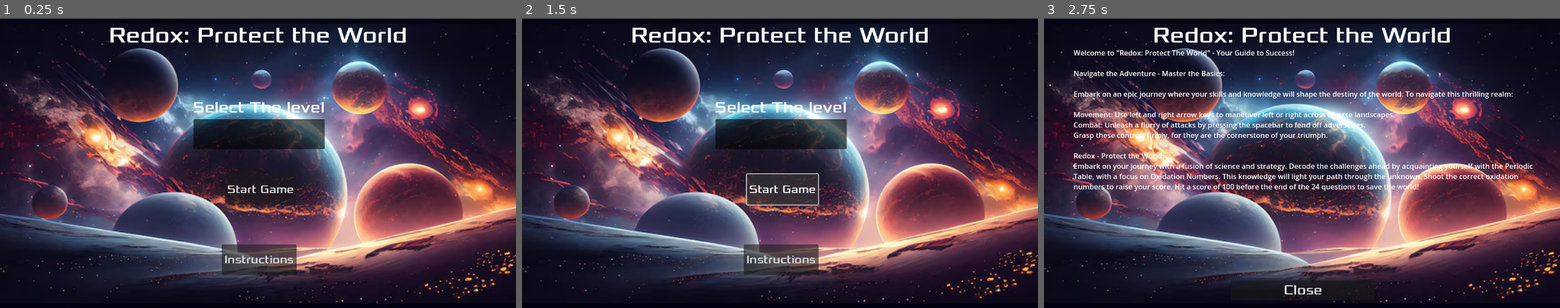
Above: before the commit, frames 1-3 (left to right).
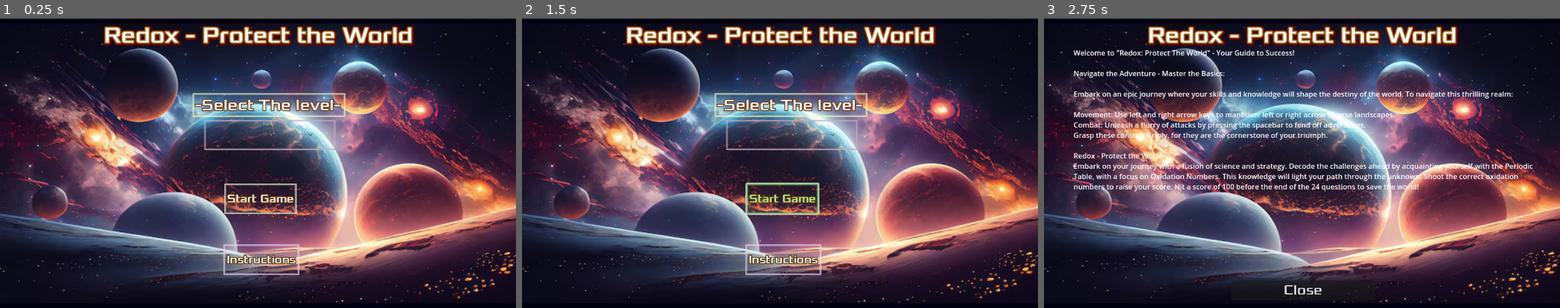
Above: after the commit, the same moments.

Repository: JPranathiReddy/GDP_REDOX_TEAM1
Game: Godot game, scene res://menu.tscn
Same seed, same stepped clock (60 frames per second), same inputs: the game is played once before the commit and once after it.
Inputs:
- Up to frame 1 (0.25 s): no input
- Up to frame 2 (1.5 s): click "Start Game" at 0.5 s; click "Start Game" at 1.25 s
- Up to frame 3 (2.75 s): click "Instructions" at 2 s

The runs differ from the first frame. In frame 1, 9.6% of the frame differs, in the area x 20-81%, y 2-89%; in frame 2, 9.8%; in frame 3, 3.1%.

Commit message:
Enhancement of Progress bar & Home Page
Enhanced Progress Bar
Added Responsiveness for buttons on home page

Diff:
--- a/Godot project/godot/answer_spawn.tscn
+++ b/Godot project/godot/answer_spawn.tscn
@@ -12,6 +12,45 @@
 
 [sub_resource type="SystemFont" id="SystemFont_25uh6"]
 subpixel_positioning = 0
+
+[sub_resource type="StyleBoxFlat" id="StyleBoxFlat_luwao"]
+bg_color = Color(0.219501, 0.219501, 0.219501, 1)
+border_width_left = 5
+border_width_top = 5
+border_width_right = 5
+border_width_bottom = 5
+border_color = Color(0.694529, 0.460741, 0.152931, 1)
+border_blend = true
+
+[sub_resource type="StyleBoxFlat" id="StyleBoxFlat_wlelq"]
+draw_center = false
+border_width_left = 5
+border_width_top = 5
+border_width_right = 5
+border_width_bottom = 5
+border_color = Color(0.224884, 0.941901, 0.800417, 1)
+border_blend = true
+
+[sub_resource type="StyleBoxFlat" id="StyleBoxFlat_cn1xw"]
+draw_center = false
+border_width_left = 5
+border_width_top = 5
+border_width_right = 5
+border_width_bottom = 5
+border_color = Color(0.518279, 0.894045, 0.961627, 1)
+border_blend = true
+
+[sub_resource type="Gradient" id="Gradient_2wp04"]
+
+[sub_resource type="GradientTexture2D" id="GradientTexture2D_spexe"]
+gradient = SubResource("Gradient_2wp04")
+width = 67
+height = 57
+use_hdr = true
+fill_from = Vector2(0.740741, 0.666667)
+fill_to = Vector2(0, 0)
+metadata/_snap_enabled = true
+metadata/_snap_count = 27
 
 [node name="AnswerSpawn" type="Node2D"]
 script = ExtResource("1_vwc8m")
@@ -49,9 +88,21 @@
 offset_top = 283.0
 offset_right = 682.0
 offset_bottom = 348.0
+theme_override_colors/font_color = Color(1, 0.774291, 0.427622, 1)
+theme_override_colors/font_pressed_color = Color(0.486728, 1, 0.460714, 1)
+theme_override_colors/font_hover_color = Color(0.972974, 0.79091, 0.976305, 1)
+theme_override_colors/font_focus_color = Color(0.556166, 0.849522, 1, 1)
+theme_override_colors/font_outline_color = Color(1, 0.434811, 0.366139, 1)
+theme_override_colors/icon_hover_color = Color(0.44879, 1, 0.997055, 1)
+theme_override_constants/outline_size = 3
 theme_override_fonts/font = ExtResource("3_8gdoj")
 theme_override_font_sizes/font_size = 40
-text = "Start Level"
+theme_override_styles/normal = SubResource("StyleBoxFlat_luwao")
+theme_override_styles/hover = SubResource("StyleBoxFlat_wlelq")
+theme_override_styles/pressed = SubResource("StyleBoxFlat_cn1xw")
+text = " Start Level"
+icon = SubResource("GradientTexture2D_spexe")
+text_direction = 2
 metadata/_edit_use_anchors_ = true
 
 [connection signal="pressed" from="StartButton" to="." method="_on_start_button_pressed"]
--- a/Godot project/godot/hud.tscn
+++ b/Godot project/godot/hud.tscn
@@ -5,186 +5,7 @@
 
 [sub_resource type="Theme" id="Theme_rvpfk"]
 
-[sub_resource type="FontFile" id="FontFile_dy0x7"]
-subpixel_positioning = 0
-msdf_pixel_range = 14
-msdf_size = 128
-cache/0/16/0/ascent = 0.0
-cache/0/16/0/descent = 0.0
-cache/0/16/0/underline_position = 0.0
-cache/0/16/0/underline_thickness = 0.0
-cache/0/16/0/scale = 1.0
-cache/0/16/0/kerning_overrides/16/0 = Vector2(0, 0)
-cache/0/16/0/kerning_overrides/4/0 = Vector2(0, 0)
-cache/0/16/0/kerning_overrides/100/0 = Vector2(0, 0)
-cache/0/16/0/kerning_overrides/30/0 = Vector2(0, 0)
-cache/0/16/0/kerning_overrides/20/0 = Vector2(0, 0)
-cache/0/16/0/kerning_overrides/25/0 = Vector2(0, 0)
-cache/0/16/0/kerning_overrides/26/0 = Vector2(0, 0)
-cache/0/16/0/kerning_overrides/27/0 = Vector2(0, 0)
-cache/0/16/0/kerning_overrides/28/0 = Vector2(0, 0)
-cache/0/16/0/kerning_overrides/29/0 = Vector2(0, 0)
-cache/0/16/0/kerning_overrides/24/0 = Vector2(0, 0)
-cache/0/4/0/ascent = 0.0
-cache/0/4/0/descent = 0.0
-cache/0/4/0/underline_position = 0.0
-cache/0/4/0/underline_thickness = 0.0
-cache/0/4/0/scale = 1.0
-cache/0/4/0/kerning_overrides/16/0 = Vector2(0, 0)
-cache/0/4/0/kerning_overrides/4/0 = Vector2(0, 0)
-cache/0/4/0/kerning_overrides/100/0 = Vector2(0, 0)
-cache/0/4/0/kerning_overrides/30/0 = Vector2(0, 0)
-cache/0/4/0/kerning_overrides/20/0 = Vector2(0, 0)
-cache/0/4/0/kerning_overrides/25/0 = Vector2(0, 0)
-cache/0/4/0/kerning_overrides/26/0 = Vector2(0, 0)
-cache/0/4/0/kerning_overrides/27/0 = Vector2(0, 0)
-cache/0/4/0/kerning_overrides/28/0 = Vector2(0, 0)
-cache/0/4/0/kerning_overrides/29/0 = Vector2(0, 0)
-cache/0/4/0/kerning_overrides/24/0 = Vector2(0, 0)
-cache/0/100/0/ascent = 0.0
-cache/0/100/0/descent = 0.0
-cache/0/100/0/underline_position = 0.0
-cache/0/100/0/underline_thickness = 0.0
-cache/0/100/0/scale = 1.0
-cache/0/100/0/kerning_overrides/16/0 = Vector2(0, 0)
-cache/0/100/0/kerning_overrides/4/0 = Vector2(0, 0)
-cache/0/100/0/kerning_overrides/100/0 = Vector2(0, 0)
-cache/0/100/0/kerning_overrides/30/0 = Vector2(0, 0)
-cache/0/100/0/kerning_overrides/20/0 = Vector2(0, 0)
-cache/0/100/0/kerning_overrides/25/0 = Vector2(0, 0)
-cache/0/100/0/kerning_overrides/26/0 = Vector2(0, 0)
-cache/0/100/0/kerning_overrides/27/0 = Vector2(0, 0)
-cache/0/100/0/kerning_overrides/28/0 = Vector2(0, 0)
-cache/0/100/0/kerning_overrides/29/0 = Vector2(0, 0)
-cache/0/100/0/kerning_overrides/24/0 = Vector2(0, 0)
-cache/0/30/0/ascent = 0.0
-cache/0/30/0/descent = 0.0
-cache/0/30/0/underline_position = 0.0
-cache/0/30/0/underline_thickness = 0.0
-cache/0/30/0/scale = 1.0
-cache/0/30/0/kerning_overrides/16/0 = Vector2(0, 0)
-cache/0/30/0/kerning_overrides/4/0 = Vector2(0, 0)
-cache/0/30/0/kerning_overrides/100/0 = Vector2(0, 0)
-cache/0/30/0/kerning_overrides/30/0 = Vector2(0, 0)
-cache/0/30/0/kerning_overrides/20/0 = Vector2(0, 0)
-cache/0/30/0/kerning_overrides/25/0 = Vector2(0, 0)
-cache/0/30/0/kerning_overrides/26/0 = Vector2(0, 0)
-cache/0/30/0/kerning_overrides/27/0 = Vector2(0, 0)
-cache/0/30/0/kerning_overrides/28/0 = Vector2(0, 0)
-cache/0/30/0/kerning_overrides/29/0 = Vector2(0, 0)
-cache/0/30/0/kerning_overrides/24/0 = Vector2(0, 0)
-cache/0/20/0/ascent = 0.0
-cache/0/20/0/descent = 0.0
-cache/0/20/0/underline_position = 0.0
-cache/0/20/0/underline_thickness = 0.0
-cache/0/20/0/scale = 1.0
-cache/0/20/0/kerning_overrides/16/0 = Vector2(0, 0)
-cache/0/20/0/kerning_overrides/4/0 = Vector2(0, 0)
-cache/0/20/0/kerning_overrides/100/0 = Vector2(0, 0)
-cache/0/20/0/kerning_overrides/30/0 = Vector2(0, 0)
-cache/0/20/0/kerning_overrides/20/0 = Vector2(0, 0)
-cache/0/20/0/kerning_overrides/25/0 = Vector2(0, 0)
-cache/0/20/0/kerning_overrides/26/0 = Vector2(0, 0)
-cache/0/20/0/kerning_overrides/27/0 = Vector2(0, 0)
-cache/0/20/0/kerning_overrides/28/0 = Vector2(0, 0)
-cache/0/20/0/kerning_overrides/29/0 = Vector2(0, 0)
-cache/0/20/0/kerning_overrides/24/0 = Vector2(0, 0)
-cache/0/25/0/ascent = 0.0
-cache/0/25/0/descent = 0.0
-cache/0/25/0/underline_position = 0.0
-cache/0/25/0/underline_thickness = 0.0
-cache/0/25/0/scale = 1.0
-cache/0/25/0/kerning_overrides/16/0 = Vector2(0, 0)
-cache/0/25/0/kerning_overrides/4/0 = Vector2(0, 0)
-cache/0/25/0/kerning_overrides/100/0 = Vector2(0, 0)
-cache/0/25/0/kerning_overrides/30/0 = Vector2(0, 0)
-cache/0/25/0/kerning_overrides/20/0 = Vector2(0, 0)
-cache/0/25/0/kerning_overrides/25/0 = Vector2(0, 0)
-cache/0/25/0/kerning_overrides/26/0 = Vector2(0, 0)
-cache/0/25/0/kerning_overrides/27/0 = Vector2(0, 0)
-cache/0/25/0/kerning_overrides/28/0 = Vector2(0, 0)
-cache/0/25/0/kerning_overrides/29/0 = Vector2(0, 0)
-cache/0/25/0/kerning_overrides/24/0 = Vector2(0, 0)
-cache/0/26/0/ascent = 0.0
-cache/0/26/0/descent = 0.0
-cache/0/26/0/underline_position = 0.0
-cache/0/26/0/underline_thickness = 0.0
-cache/0/26/0/scale = 1.0
-cache/0/26/0/kerning_overrides/16/0 = Vector2(0, 0)
-cache/0/26/0/kerning_overrides/4/0 = Vector2(0, 0)
-cache/0/26/0/kerning_overrides/100/0 = Vector2(0, 0)
-cache/0/26/0/kerning_overrides/30/0 = Vector2(0, 0)
-cache/0/26/0/kerning_overrides/20/0 = Vector2(0, 0)
-cache/0/26/0/kerning_overrides/25/0 = Vector2(0, 0)
-cache/0/26/0/kerning_overrides/26/0 = Vector2(0, 0)
-cache/0/26/0/kerning_overrides/27/0 = Vector2(0, 0)
-cache/0/26/0/kerning_overrides/28/0 = Vector2(0, 0)
-cache/0/26/0/kerning_overrides/29/0 = Vector2(0, 0)
-cache/0/26/0/kerning_overrides/24/0 = Vector2(0, 0)
-cache/0/27/0/ascent = 0.0
-cache/0/27/0/descent = 0.0
-cache/0/27/0/underline_position = 0.0
-cache/0/27/0/underline_thickness = 0.0
-cache/0/27/0/scale = 1.0
-cache/0/27/0/kerning_overrides/16/0 = Vector2(0, 0)
-cache/0/27/0/kerning_overrides/4/0 = Vector2(0, 0)
-cache/0/27/0/kerning_overrides/100/0 = Vector2(0, 0)
-cache/0/27/0/kerning_overrides/30/0 = Vector2(0, 0)
-cache/0/27/0/kerning_overrides/20/0 = Vector2(0, 0)
-cache/0/27/0/kerning_overrides/25/0 = Vector2(0, 0)
-cache/0/27/0/kerning_overrides/26/0 = Vector2(0, 0)
-cache/0/27/0/kerning_overrides/27/0 = Vector2(0, 0)
-cache/0/27/0/kerning_overrides/28/0 = Vector2(0, 0)
-cache/0/27/0/kerning_overrides/29/0 = Vector2(0, 0)
-cache/0/27/0/kerning_overrides/24/0 = Vector2(0, 0)
-cache/0/28/0/ascent = 0.0
-cache/0/28/0/descent = 0.0
-cache/0/28/0/underline_position = 0.0
-cache/0/28/0/underline_thickness = 0.0
-cache/0/28/0/scale = 1.0
-cache/0/28/0/kerning_overrides/16/0 = Vector2(0, 0)
-cache/0/28/0/kerning_overrides/4/0 = Vector2(0, 0)
-cache/0/28/0/kerning_overrides/100/0 = Vector2(0, 0)
-cache/0/28/0/kerning_overrides/30/0 = Vector2(0, 0)
-cache/0/28/0/kerning_overrides/20/0 = Vector2(0, 0)
-cache/0/28/0/kerning_overrides/25/0 = Vector2(0, 0)
-cache/0/28/0/kerning_overrides/26/0 = Vector2(0, 0)
-cache/0/28/0/kerning_overrides/27/0 = Vector2(0, 0)
-cache/0/28/0/kerning_overrides/28/0 = Vector2(0, 0)
-cache/0/28/0/kerning_overrides/29/0 = Vector2(0, 0)
-cache/0/28/0/kerning_overrides/24/0 = Vector2(0, 0)
-cache/0/29/0/ascent = 0.0
-cache/0/29/0/descent = 0.0
-cache/0/29/0/underline_position = 0.0
-cache/0/29/0/underline_thickness = 0.0
-cache/0/29/0/scale = 1.0
-cache/0/29/0/kerning_overrides/16/0 = Vector2(0, 0)
-cache/0/29/0/kerning_overrides/4/0 = Vector2(0, 0)
-cache/0/29/0/kerning_overrides/100/0 = Vector2(0, 0)
-cache/0/29/0/kerning_overrides/30/0 = Vector2(0, 0)
-cache/0/29/0/kerning_overrides/20/0 = Vector2(0, 0)
-cache/0/29/0/kerning_overrides/25/0 = Vector2(0, 0)
-cache/0/29/0/kerning_overrides/26/0 = Vector2(0, 0)
-cache/0/29/0/kerning_overrides/27/0 = Vector2(0, 0)
-cache/0/29/0/kerning_overrides/28/0 = Vector2(0, 0)
-cache/0/29/0/kerning_overrides/29/0 = Vector2(0, 0)
-cache/0/29/0/kerning_overrides/24/0 = Vector2(0, 0)
-cache/0/24/0/ascent = 0.0
-cache/0/24/0/descent = 0.0
-cache/0/24/0/underline_position = 0.0
-cache/0/24/0/underline_thickness = 0.0
-cache/0/24/0/scale = 1.0
-cache/0/24/0/kerning_overrides/16/0 = Vector2(0, 0)
-cache/0/24/0/kerning_overrides/4/0 = Vector2(0, 0)
-cache/0/24/0/kerning_overrides/100/0 = Vector2(0, 0)
-cache/0/24/0/kerning_overrides/30/0 = Vector2(0, 0)
-cache/0/24/0/kerning_overrides/20/0 = Vector2(0, 0)
-cache/0/24/0/kerning_overrides/25/0 = Vector2(0, 0)
-cache/0/24/0/kerning_overrides/26/0 = Vector2(0, 0)
-cache/0/24/0/kerning_overrides/27/0 = Vector2(0, 0)
-cache/0/24/0/kerning_overrides/28/0 = Vector2(0, 0)
-cache/0/24/0/kerning_overrides/29/0 = Vector2(0, 0)
-cache/0/24/0/kerning_overrides/24/0 = Vector2(0, 0)
+[sub_resource type="FontVariation" id="FontVariation_04yqp"]
 
 [sub_resource type="StyleBoxFlat" id="StyleBoxFlat_oyux8"]
 bg_color = Color(0.68117, 0.652121, 0.536635, 1)
@@ -193,14 +14,19 @@
 border_width_right = 4
 border_width_bottom = 4
 border_color = Color(0.87451, 0.0509804, 0.184314, 1)
+corner_radius_top_left = 15
+corner_radius_top_right = 15
+corner_radius_bottom_right = 15
+corner_radius_bottom_left = 15
 
 [sub_resource type="StyleBoxFlat" id="StyleBoxFlat_cyr3u"]
-bg_color = Color(0.0107232, 0.338282, 0.134319, 1)
-border_width_left = 4
-border_width_top = 4
-border_width_right = 4
-border_width_bottom = 4
-border_color = Color(0.921569, 0.109804, 0.0392157, 1)
+bg_color = Color(0.0481219, 0.892627, 0.397861, 1)
+border_width_left = 5
+border_width_top = 5
+border_width_bottom = 5
+border_color = Color(0.972549, 0.00392157, 0.0705882, 1)
+corner_radius_top_left = 20
+corner_radius_bottom_left = 20
 
 [node name="Hud" type="CanvasLayer"]
 script = ExtResource("1_d5oey")
@@ -224,10 +50,10 @@
 offset_bottom = 56.0
 size_flags_stretch_ratio = 20.0
 theme = SubResource("Theme_rvpfk")
-theme_override_colors/font_color = Color(0.375252, 0.921764, 0.270422, 1)
-theme_override_colors/font_outline_color = Color(0.952941, 0, 0.184314, 1)
-theme_override_constants/outline_size = 5
-theme_override_fonts/font = SubResource("FontFile_dy0x7")
+theme_override_colors/font_color = Color(0.0235294, 0.027451, 0.0235294, 1)
+theme_override_colors/font_outline_color = Color(0.186044, 0.505059, 0.402875, 1)
+theme_override_constants/outline_size = 10
+theme_override_fonts/font = SubResource("FontVariation_04yqp")
 theme_override_font_sizes/font_size = 29
 theme_override_styles/background = SubResource("StyleBoxFlat_oyux8")
 theme_override_styles/fill = SubResource("StyleBoxFlat_cyr3u")
--- a/Godot project/godot/menu.tscn
+++ b/Godot project/godot/menu.tscn
@@ -1,18 +1,94 @@
-[gd_scene load_steps=6 format=3 uid="uid://cxx6n4sr5i0tp"]
+[gd_scene load_steps=16 format=3 uid="uid://cxx6n4sr5i0tp"]
 
 [ext_resource type="Script" path="res://menu.gd" id="1_8b5kp"]
 [ext_resource type="FontFile" uid="uid://dgba8l3ee6gl6" path="res://Xolonium-Regular.ttf" id="1_h5ml1"]
 [ext_resource type="Texture2D" uid="uid://u8t6blfqcqk5" path="res://space.jpg" id="2_5xs5u"]
 [ext_resource type="AudioStream" uid="uid://dq1vmvxsv1xaa" path="res://audio/spacesoundhomepage.mp3" id="5_vcuuu"]
 
-[sub_resource type="ShaderMaterial" id="ShaderMaterial_ahh7e"]
+[sub_resource type="StyleBoxFlat" id="StyleBoxFlat_05l50"]
+draw_center = false
+border_width_left = 5
+border_width_top = 5
+border_width_right = 5
+border_width_bottom = 5
+border_color = Color(0.911892, 0.992403, 0.851361, 1)
+border_blend = true
+
+[sub_resource type="StyleBoxFlat" id="StyleBoxFlat_ljpw6"]
+draw_center = false
+border_width_left = 5
+border_width_top = 5
+border_width_right = 5
+border_width_bottom = 5
+border_color = Color(0.553051, 0.998372, 0.486156, 1)
+border_blend = true
+
+[sub_resource type="StyleBoxFlat" id="StyleBoxFlat_bgyv6"]
+draw_center = false
+border_width_left = 5
+border_width_top = 5
+border_width_right = 5
+border_width_bottom = 5
+border_color = Color(0.935041, 0.824153, 0.973806, 1)
+border_blend = true
+
+[sub_resource type="StyleBoxFlat" id="StyleBoxFlat_gk4il"]
+draw_center = false
+border_width_left = 5
+border_width_top = 5
+border_width_right = 5
+border_width_bottom = 5
+border_color = Color(0.417708, 0.882866, 0.882051, 1)
+border_blend = true
+
+[sub_resource type="StyleBoxFlat" id="StyleBoxFlat_nxhwv"]
+bg_color = Color(0.306923, 0.306923, 0.306923, 1)
+draw_center = false
+border_width_left = 5
+border_width_top = 5
+border_width_right = 5
+border_width_bottom = 5
+border_color = Color(0.980357, 0.973876, 0.726279, 1)
+border_blend = true
+
+[sub_resource type="FontVariation" id="FontVariation_7e6lc"]
+
+[sub_resource type="StyleBoxFlat" id="StyleBoxFlat_6vat7"]
+draw_center = false
+border_width_left = 5
+border_width_top = 5
+border_width_right = 5
+border_width_bottom = 5
+border_color = Color(0.997968, 0.975481, 0.98698, 1)
+border_blend = true
+
+[sub_resource type="StyleBoxFlat" id="StyleBoxFlat_128v2"]
+draw_center = false
+border_width_left = 5
+border_width_top = 5
+border_width_right = 5
+border_width_bottom = 5
+border_color = Color(0.969137, 0.969137, 0.969137, 1)
+border_blend = true
+
+[sub_resource type="StyleBoxFlat" id="StyleBoxFlat_eht1m"]
+draw_center = false
+border_width_left = 5
+border_width_top = 5
+border_width_right = 5
+border_width_bottom = 5
+border_blend = true
+
+[sub_resource type="StyleBoxFlat" id="StyleBoxFlat_jigpt"]
+
+[sub_resource type="Shortcut" id="Shortcut_paq0a"]
 
 [node name="Menu" type="CanvasLayer"]
 script = ExtResource("1_8b5kp")
 
 [node name="TextureRect" type="TextureRect" parent="."]
 texture_repeat = 2
-material = SubResource("ShaderMaterial_ahh7e")
+use_parent_material = true
 offset_left = -31.0
 offset_top = 2.0
 offset_right = 1188.0
@@ -26,9 +102,14 @@
 anchor_top = 0.0123457
 anchor_right = 1.00087
 anchor_bottom = 0.106481
+theme_override_colors/font_color = Color(0.982343, 0.982342, 0.982342, 1)
+theme_override_colors/font_shadow_color = Color(0.423185, 5.65536e-07, 9.62615e-08, 1)
+theme_override_colors/font_outline_color = Color(0.619563, 0.465905, 0.135417, 1)
+theme_override_constants/outline_size = 10
+theme_override_constants/shadow_outline_size = 21
 theme_override_fonts/font = ExtResource("1_h5ml1")
 theme_override_font_sizes/font_size = 50
-text = "Redox: Protect the World"
+text = "Redox - Protect the World"
 horizontal_alignment = 1
 metadata/_edit_use_anchors_ = true
 
@@ -39,14 +120,22 @@
 anchor_top = 0.597
 anchor_right = 0.501
 anchor_bottom = 0.597
-offset_left = -75.152
-offset_top = -37.856
-offset_right = 83.848
-offset_bottom = 30.144
+offset_left = -76.152
+offset_top = -16.856
+offset_right = 84.848
+offset_bottom = 51.144
 grow_horizontal = 2
 grow_vertical = 0
+theme_override_colors/font_color = Color(0.969137, 0.969137, 0.969137, 1)
+theme_override_colors/font_pressed_color = Color(0.622698, 1, 0.597225, 1)
+theme_override_colors/font_hover_color = Color(0.623819, 1, 0.593899, 1)
+theme_override_colors/font_hover_pressed_color = Color(0.560712, 1, 0.52922, 1)
+theme_override_colors/font_outline_color = Color(0.509804, 0.27451, 0, 0.87451)
+theme_override_constants/outline_size = 6
 theme_override_fonts/font = ExtResource("1_h5ml1")
 theme_override_font_sizes/font_size = 25
+theme_override_styles/normal = SubResource("StyleBoxFlat_05l50")
+theme_override_styles/hover = SubResource("StyleBoxFlat_ljpw6")
 text = "Start Game"
 
 [node name="InstructionsButton" type="Button" parent="."]
@@ -56,14 +145,20 @@
 anchor_top = 0.844
 anchor_right = 0.5
 anchor_bottom = 0.844
-offset_left = -81.0
+offset_left = -77.0
 offset_top = -40.912
-offset_right = 86.0
+offset_right = 92.0
 offset_bottom = 27.088
 grow_horizontal = 2
 grow_vertical = 0
+theme_override_colors/font_color = Color(0.986752, 0.986752, 0.986752, 1)
+theme_override_colors/font_hover_color = Color(0.622873, 0.986506, 0.861449, 1)
+theme_override_colors/font_outline_color = Color(0.348379, 0.22776, 0.0445075, 1)
+theme_override_constants/outline_size = 8
 theme_override_fonts/font = ExtResource("1_h5ml1")
 theme_override_font_sizes/font_size = 25
+theme_override_styles/normal = SubResource("StyleBoxFlat_bgyv6")
+theme_override_styles/hover = SubResource("StyleBoxFlat_gk4il")
 text = "Instructions"
 
 [node name="InstructionsMessage" type="RichTextLabel" parent="."]
@@ -94,38 +189,61 @@
 
 [node name="Selectlevel" type="Label" parent="."]
 offset_left = 430.0
-offset_top = 178.0
-offset_right = 710.0
-offset_bottom = 218.0
+offset_top = 168.0
+offset_right = 771.0
+offset_bottom = 221.0
+theme_override_colors/font_outline_color = Color(0.458635, 0.237285, 0.0694952, 1)
+theme_override_constants/outline_size = 8
 theme_override_fonts/font = ExtResource("1_h5ml1")
 theme_override_font_sizes/font_size = 35
-text = "Select The level"
+theme_override_styles/normal = SubResource("StyleBoxFlat_nxhwv")
+text = "-Select The level-"
 
 [node name="StageOptions" type="OptionButton" parent="Selectlevel"]
-modulate = Color(1, 0.454902, 0.411765, 1)
+modulate = Color(0.997605, 0.953605, 0.95027, 1)
+self_modulate = Color(1, 0.8834, 0.992169, 1)
 layout_mode = 1
 anchors_preset = 8
 anchor_left = 0.5
 anchor_top = 0.5
 anchor_right = 0.5
 anchor_bottom = 0.5
-offset_left = -145.5
-offset_top = 26.5
-offset_right = 147.5
-offset_bottom = 93.5
+offset_left = -144.5
+offset_top = 33.5
+offset_right = 148.5
+offset_bottom = 100.5
 grow_horizontal = 2
 grow_vertical = 2
+theme_override_colors/font_color = Color(0.991396, 0.97021, 0.994379, 1)
+theme_override_colors/font_pressed_color = Color(0.479325, 0.692806, 0.231163, 1)
+theme_override_colors/font_hover_color = Color(0.673132, 0.663951, 0.0125402, 1)
+theme_override_colors/font_hover_pressed_color = Color(0.971758, 0.137835, 0.475334, 1)
+theme_override_colors/font_focus_color = Color(0.226344, 0.851011, 0.447874, 1)
+theme_override_colors/font_disabled_color = Color(0.905385, 0.223243, 0.255839, 1)
+theme_override_colors/font_outline_color = Color(0.998681, 0.988217, 0.991112, 1)
+theme_override_constants/h_separation = 20
+theme_override_constants/arrow_margin = 50
+theme_override_constants/outline_size = 8
+theme_override_constants/modulate_arrow = 10
+theme_override_fonts/font = SubResource("FontVariation_7e6lc")
+theme_override_font_sizes/font_size = 25
+theme_override_styles/focus = SubResource("StyleBoxFlat_6vat7")
+theme_override_styles/hover = SubResource("StyleBoxFlat_128v2")
+theme_override_styles/pressed = SubResource("StyleBoxFlat_eht1m")
+theme_override_styles/pressed_mirrored = SubResource("StyleBoxFlat_jigpt")
 button_pressed = true
+shortcut = SubResource("Shortcut_paq0a")
 alignment = 1
+icon_alignment = 1
 item_count = 4
-popup/item_0/text = "Level 01"
-popup/item_0/id = 0
-popup/item_1/text = "Level 02"
-popup/item_1/id = 1
-popup/item_2/text = "Level 03"
-popup/item_2/id = 2
-popup/item_3/text = "Level 04"
-popup/item_3/id = 3
+popup/item_0/text = "Level - 01"
+popup/item_0/id = 5
+popup/item_1/text = "Level - 02"
+popup/item_1/id = 5
+popup/item_2/text = "Level - 03"
+popup/item_2/id = 5
+popup/item_3/text = "Level - 04"
+popup/item_3/id = 5
 
 [node name="CloseButton" type="Button" parent="."]
 visible = false
Not shown: 1 places in Godot project/godot/answer_spawn.tscn that only renumber resources
